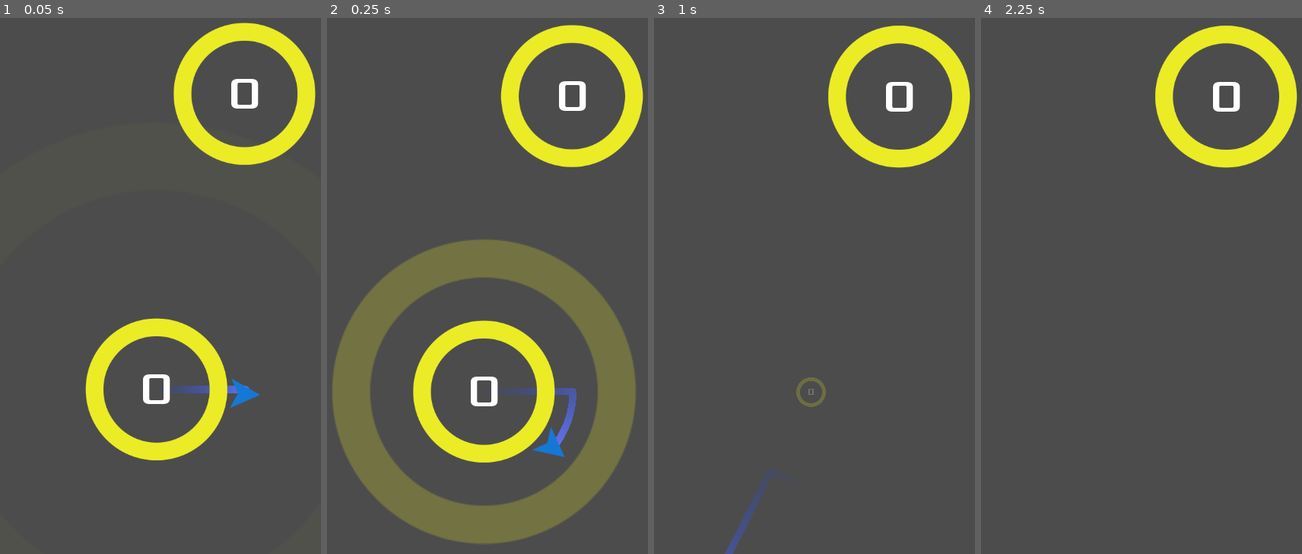
Above: before the commit, frames 1-4 (left to right).
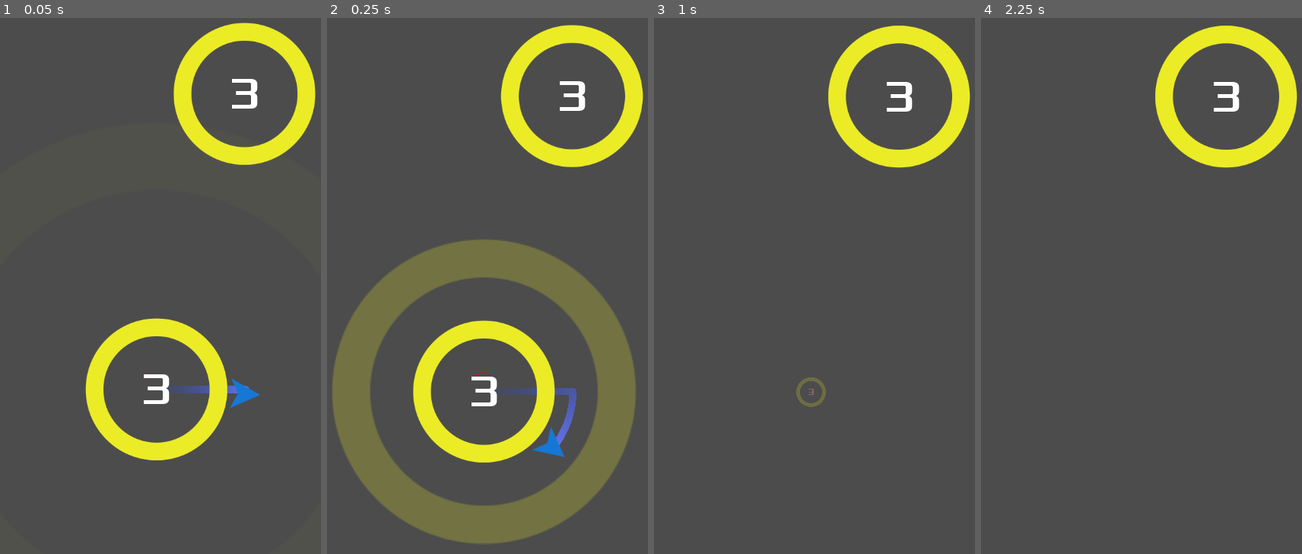
Above: after the commit, the same moments.

Repository: iengu/Circle-Jump
Game: Godot game, scene res://Main.tscn
Same seed, same stepped clock (60 frames per second), same inputs: the game is played once before the commit and once after it.
Inputs (mouse positions are in pixels of both pictures, inside the frame that each line leads up to):
- Up to frame 1 (0.05 s): no input
- Up to frame 2 (0.25 s): no input
- Up to frame 3 (1 s): move the mouse to (885, 221) at 0.52 s; click (885, 221) at 0.67 s
- Up to frame 4 (2.25 s): move the mouse to (1067, 280) at 1.27 s; click (1067, 280) at 1.42 s; tap Enter at 2 s; move the mouse to (1170, 114) at 2.02 s; click (1170, 114) at 2.17 s

The runs differ from the first frame. In frame 1, 0.3% of the frame differs, in the area x 44-81%, y 11-73%; in frame 2, 0.3%; in frame 3, 0.5%, in the area x 22-81%, y 11-100%; in frame 4, 0.2%.

Commit message:
Lesson 03 finished...

Diff:
--- a/objects/Circle.gd
+++ b/objects/Circle.gd
@@ -6,7 +6,7 @@
 var radius = 100
 var rotation_speed = PI
 var mode = MODES.STATIC
-var num_orbits
+var num_orbits = 3
 var current_orbits = 0
 var orbits_start = null
 
@@ -32,11 +32,25 @@
 		MODES.STATIC:
 			$Label.hide()
 		MODES.LIMITED:
+			current_orbits = num_orbits
 			$Label.text = str(current_orbits)
 			$Label.show()
 
 func _process(delta):
 	$Pivot.rotation += rotation_speed * delta
+	if mode == MODES.LIMITED and jumper:
+		check_orbits()
+		update()
+
+func check_orbits():
+	if abs($Pivot.rotation - orbits_start) > 2 * PI:
+		current_orbits -= 1
+		$Label.text = str(current_orbits)
+		if current_orbits <= 0:
+			jumper.die()
+			jumper = null
+			implode()
+		orbits_start = $Pivot.rotation
 
 func implode():
 	$AnimationPlayer.play("implode")
@@ -48,3 +62,19 @@
 	$AnimationPlayer.play("Capture")
 	$Pivot.rotation = (jumper.position - position).angle()
 	orbits_start = $Pivot.rotation
+
+func _draw():
+	if jumper:
+		var r = ((radius - 50) / num_orbits) * (1 + num_orbits - current_orbits)
+		draw_circle_arc_poly(Vector2.ZERO, r + 10, orbits_start + PI / 2, $Pivot.rotation + PI / 2, Color(1, 0, 0))
+
+func draw_circle_arc_poly(center, radius, angle_from, angle_to, color):
+	var nb_points = 32
+	var points_arc = PoolVector2Array()
+
+	for i in range(nb_points + 1):
+		var angle_point = angle_from + i * (angle_to-angle_from) / nb_points - 90 - PI/2
+		points_arc.push_back(center + Vector2(cos(angle_point), sin(angle_point)) * radius)
+
+	for index_point in range(nb_points):
+		draw_line(points_arc[index_point], points_arc[index_point + 1], color)
--- a/objects/Circle.tscn
+++ b/objects/Circle.tscn
@@ -53,8 +53,7 @@
 "values": [ Color( 1, 1, 1, 0 ), Color( 1, 1, 1, 0.509804 ) ]
 }
 
-[sub_resource type="Animation" id=3]
-resource_name = "implode"
+[sub_resource type="Animation" id=4]
 length = 0.402
 tracks/0/type = "value"
 tracks/0/path = NodePath(".:scale")
@@ -108,8 +107,8 @@
 position = Vector2( 150, 0 )
 
 [node name="AnimationPlayer" type="AnimationPlayer" parent="."]
-anims/Capture = SubResource( 4 )
-anims/implode = SubResource( 3 )
+anims/Capture = SubResource( 3 )
+anims/implode = SubResource( 4 )
 
 [node name="Label" type="Label" parent="."]
 anchor_left = 0.5
--- a/objects/Jumper.gd
+++ b/objects/Jumper.gd
@@ -17,6 +17,10 @@
 	target = null
 	velocity = transform.x * jump_speed
 
+func die():
+	target = null
+	queue_free()
+
 # 区域进入信号
 func _on_Jumper_area_entered(area):
 	target = area
@@ -32,3 +36,7 @@
 		transform = target.orbit_position.global_transform
 	else:
 		position += velocity * delta
+
+func _on_VisibilityNotifier2D_screen_exited():
+	if !target:
+		die()
--- a/objects/Jumper.tscn
+++ b/objects/Jumper.tscn
@@ -35,3 +35,4 @@
 end_cap_mode = 2
 
 [connection signal="area_entered" from="." to="." method="_on_Jumper_area_entered"]
+[connection signal="screen_exited" from="VisibilityNotifier2D" to="." method="_on_VisibilityNotifier2D_screen_exited"]
Not shown: 1 places in objects/Circle.tscn that only renumber resources
